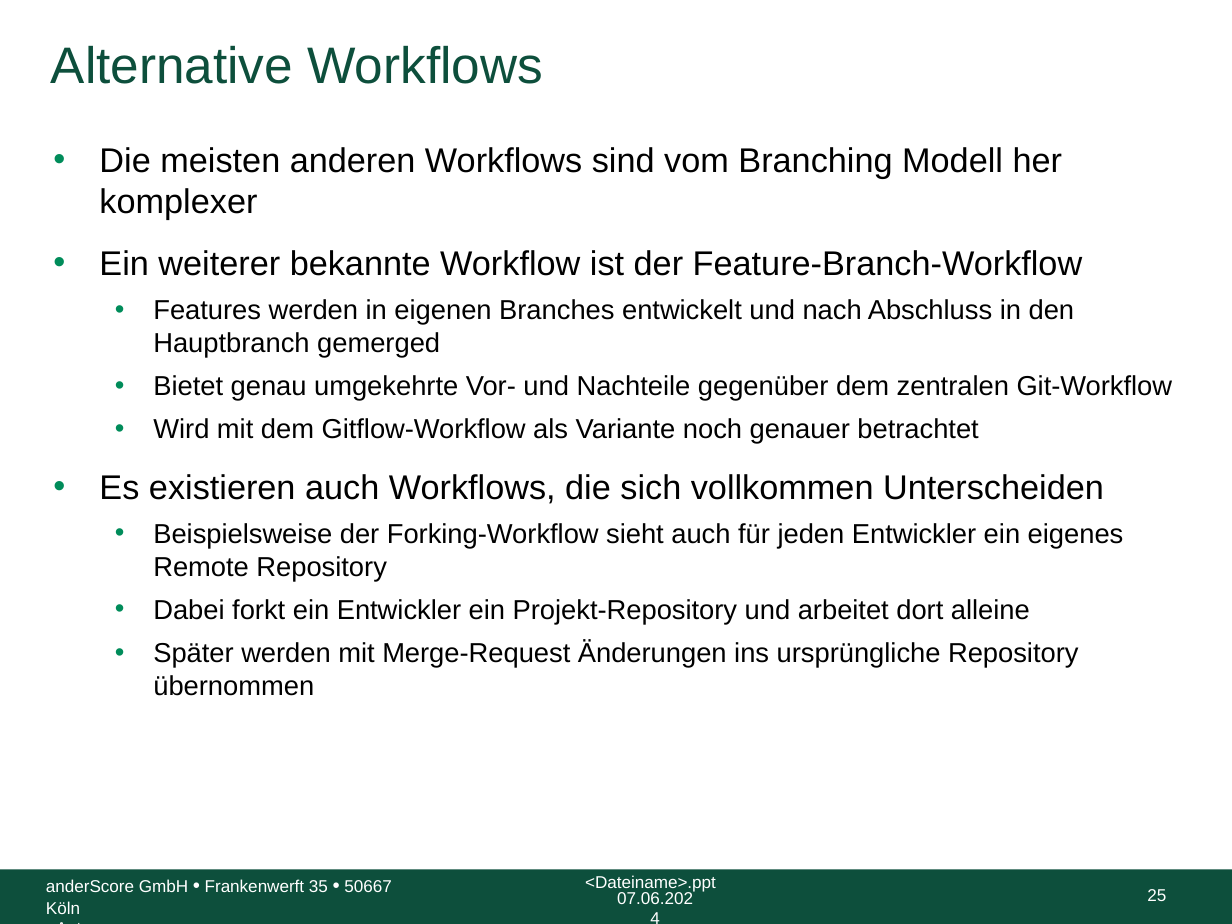
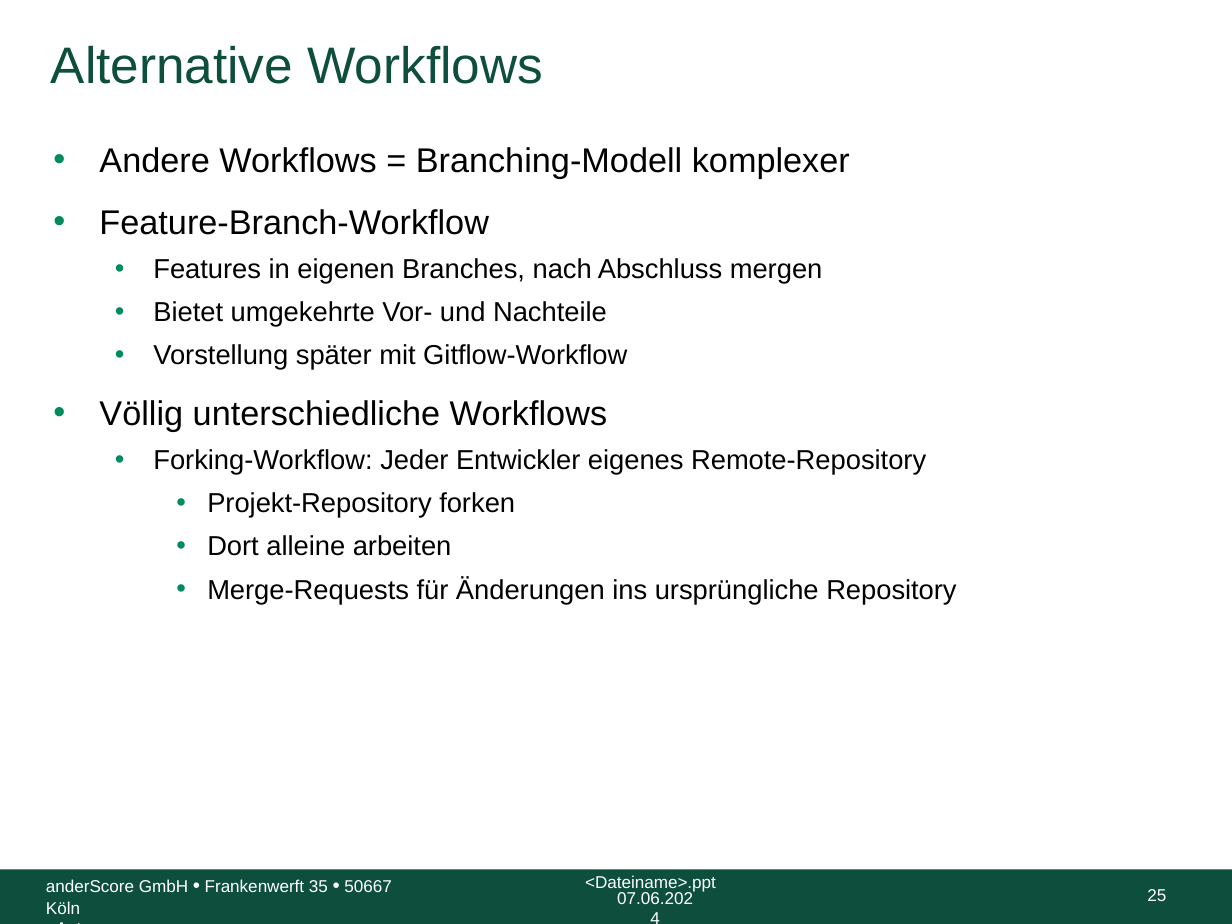
Before and after one commit to anderscore-gmbh/gitlab, a slide deck: slide 25 of slides/Tag-1_6-Git-Workflow-im-Team_Light.pptx. Drawn at 1232x924 pixels with LibreOffice and Linux fonts; fonts in the diff are those of the drawing; background and template pictures are left out. Boxes give left, top, right and bottom in pixels: in the first picture for what was removed or moved away, otherwise in the second. Text is boxed around its words. In the diff, an @@ line names an element or a change of style, - is before the commit and + after.

```diff
--- a/slides/Tag-1_6-Git-Workflow-im-Team_Light.pptx
+++ b/slides/Tag-1_6-Git-Workflow-im-Team_Light.pptx
@@ text at [99,147,956,604]: text changed @@
-• Die meisten anderen Workflows sind vom Branching Modell her komplexer
-• Ein weiterer bekannte Workflow ist der Feature-Branch-Workflow
-  • Features werden in eigenen Branches entwickelt und nach Abschluss in den Hauptbranch gemerged
-  • Bietet genau umgekehrte Vor- und Nachteile gegenüber dem zentralen Git-Workflow
-  • Wird mit dem Gitflow-Workflow als Variante noch genauer betrachtet
-• Es existieren auch Workflows, die sich vollkommen Unterscheiden
-  • Beispielsweise der Forking-Workflow sieht auch für jeden Entwickler ein eigenes Remote Repository
-  • Dabei forkt ein Entwickler ein Projekt-Repository und arbeitet dort alleine
-  • Später werden mit Merge-Request Änderungen ins ursprüngliche Repository übernommen
+• Andere Workflows = Branching-Modell komplexer
+• Feature-Branch-Workflow
+  • Features in eigenen Branches, nach Abschluss mergen
+  • Bietet umgekehrte Vor- und Nachteile
+  • Vorstellung später mit Gitflow-Workflow
+• Völlig unterschiedliche Workflows
+  • Forking-Workflow: Jeder Entwickler eigenes Remote-Repository
+    • Projekt-Repository forken
+    • Dort alleine arbeiten
+    • Merge-Requests für Änderungen ins ursprüngliche Repository
```
Also in this commit, not shown: 7 other slides changed.
